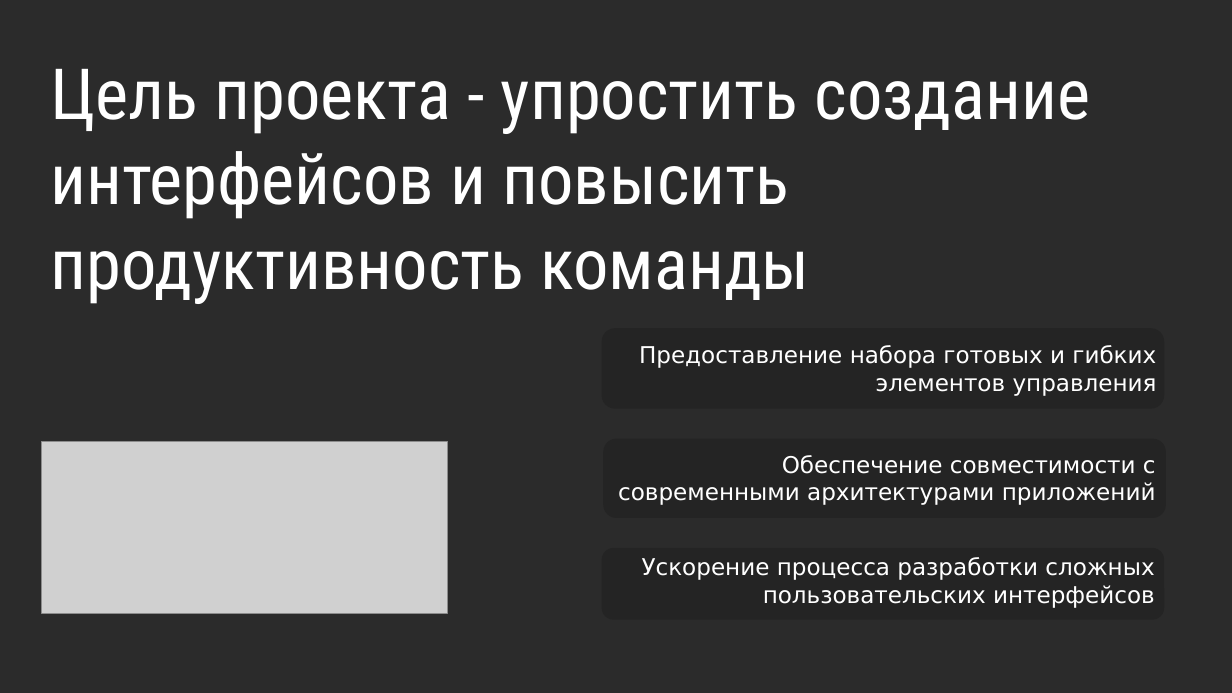
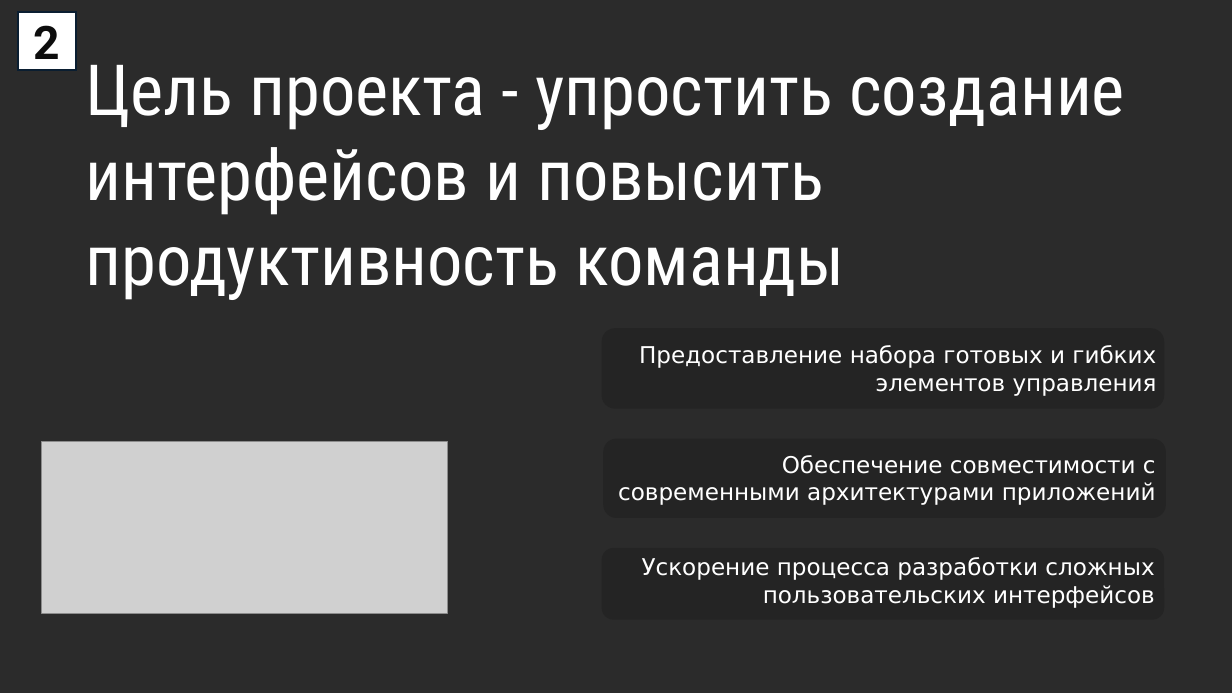
Before and after one commit to KlosHiHi/PITPM, a slide deck: slide 2 of pract/pract5/Презентация.pptx. Drawn at 1232x693 pixels with LibreOffice and Linux fonts; fonts in the diff are those of the drawing; grey boxes stand for pictures; background and template pictures are left out; a plain dark background stands for a picture behind light text. Boxes give left, top, right and bottom in pixels: in the first picture for what was removed or moved away, otherwise in the second. Text is boxed around its words. In the diff, an @@ line names an element or a change of style, - is before the commit and + after.

```diff
--- a/pract/pract5/Презентация.pptx
+++ b/pract/pract5/Презентация.pptx
@@ rectangle added at bbox=[18, 12, 77, 70], fill #FFFFFF, outline #0B1E31 1.5 pt, 36 pt, text #0D0D0D, bold @@
+2
@@ text "Цель проекта - упростить создание ...": place and size @@
-text "Цель проекта - упростить создание ..." at bbox=[51, 69, 1091, 304]
+text "Цель проекта - упростить создание ..." at bbox=[85, 65, 1125, 300]
```
Also in this commit, not shown: 4 other slides changed, 2 slides added, 2 slides removed, 16 other files.
